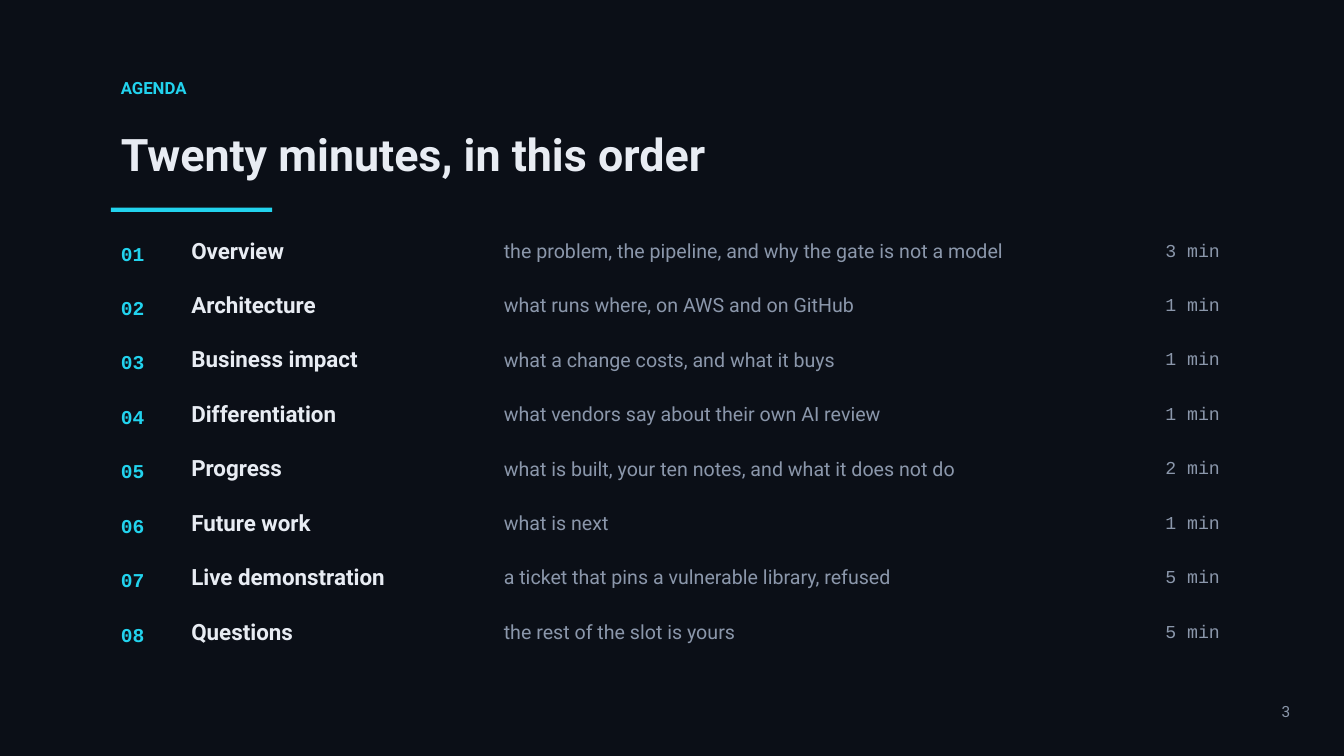
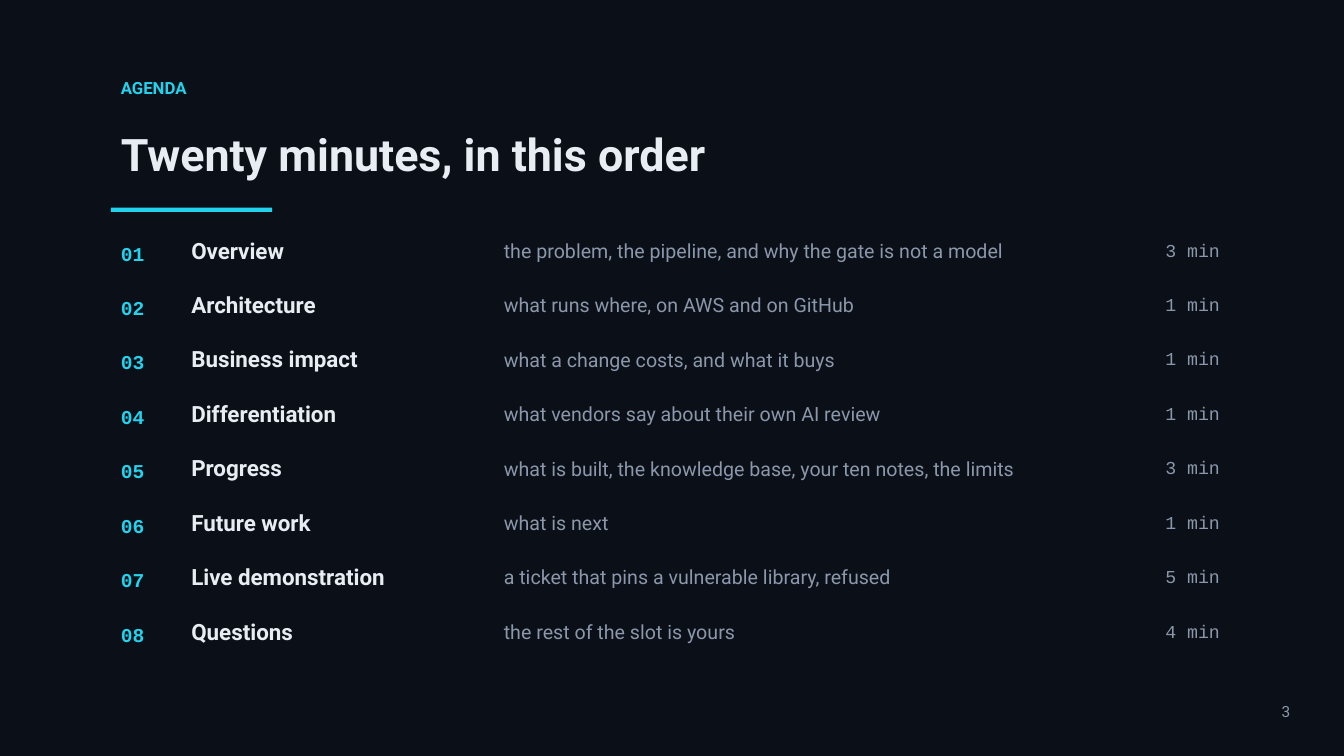
Before and after one commit to mohamedsorour1998/technical-presentations, a slide deck: slide 3 of talks/devops-hackathon-final/pitch/TheAgentOrg-Final.pptx. Drawn at 1344x756 pixels with LibreOffice and Linux fonts; fonts in the diff are those of the drawing. Boxes give left, top, right and bottom in pixels: in the first picture for what was removed or moved away, otherwise in the second. Text is boxed around its words. In the diff, an @@ line names an element or a change of style, - is before the commit and + after.

```diff
--- a/talks/devops-hackathon-final/pitch/TheAgentOrg-Final.pptx
+++ b/talks/devops-hackathon-final/pitch/TheAgentOrg-Final.pptx
@@ text at (504, 461, 1014, 480): text changed @@
-what is built, your ten notes, and what it does not do
+what is built, the knowledge base, your ten notes, the limits
@@ text at (1165, 462, 1220, 474): text changed @@
-2 min
+3 min
@@ text at (1165, 625, 1220, 638): text changed @@
-5 min
+4 min
```
Also in this commit, not shown: 6 other slides changed, 1 slide added, 5 other files.
